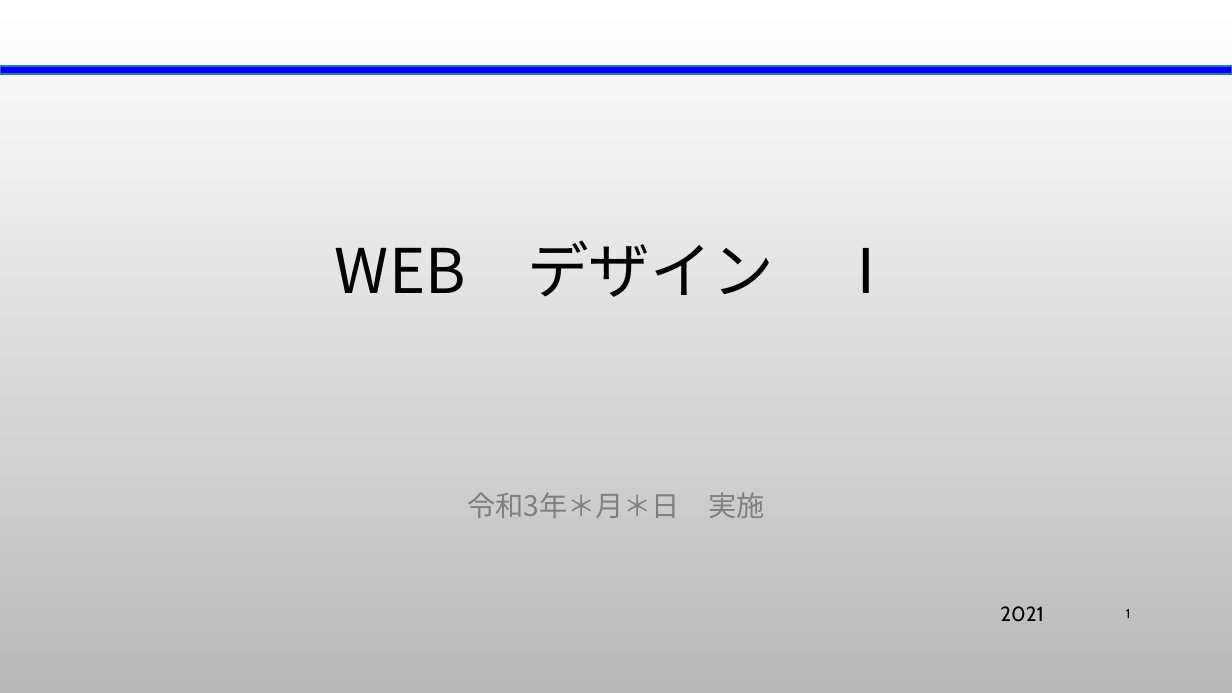
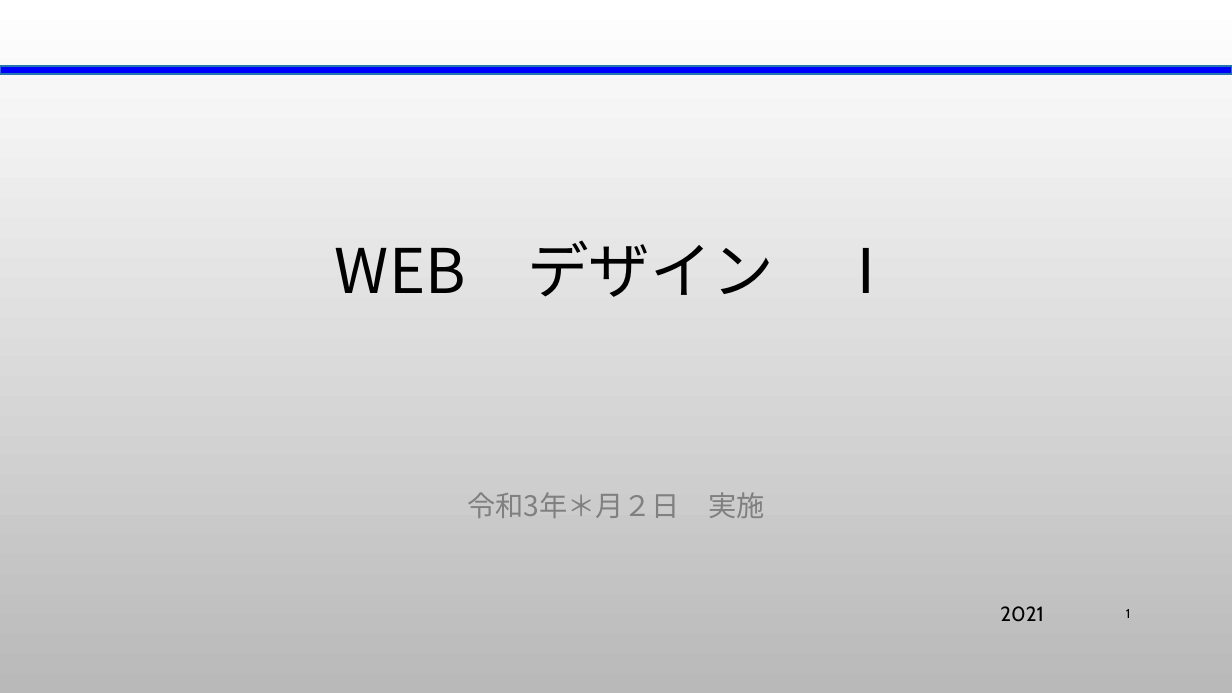
Before and after one commit to yuedackg/WEBdesign2021, a slide deck: slide 1 of #8_0624/WEBデザイン1_評価課題.pptx. Drawn at 1232x693 pixels with LibreOffice and Linux fonts; fonts in the diff are those of the drawing; background and template pictures are left out. Boxes give left, top, right and bottom in pixels: in the first picture for what was removed or moved away, otherwise in the second. Text is boxed around its words. In the diff, an @@ line names an element or a change of style, - is before the commit and + after.

Commit message:
update

```diff
--- a/#8_0624/WEBデザイン1_評価課題.pptx
+++ b/#8_0624/WEBデザイン1_評価課題.pptx
@@ subtitle at [467, 492, 764, 518]: text changed @@
-令和3年＊月＊日 実施
+令和3年＊月２日 実施
```
